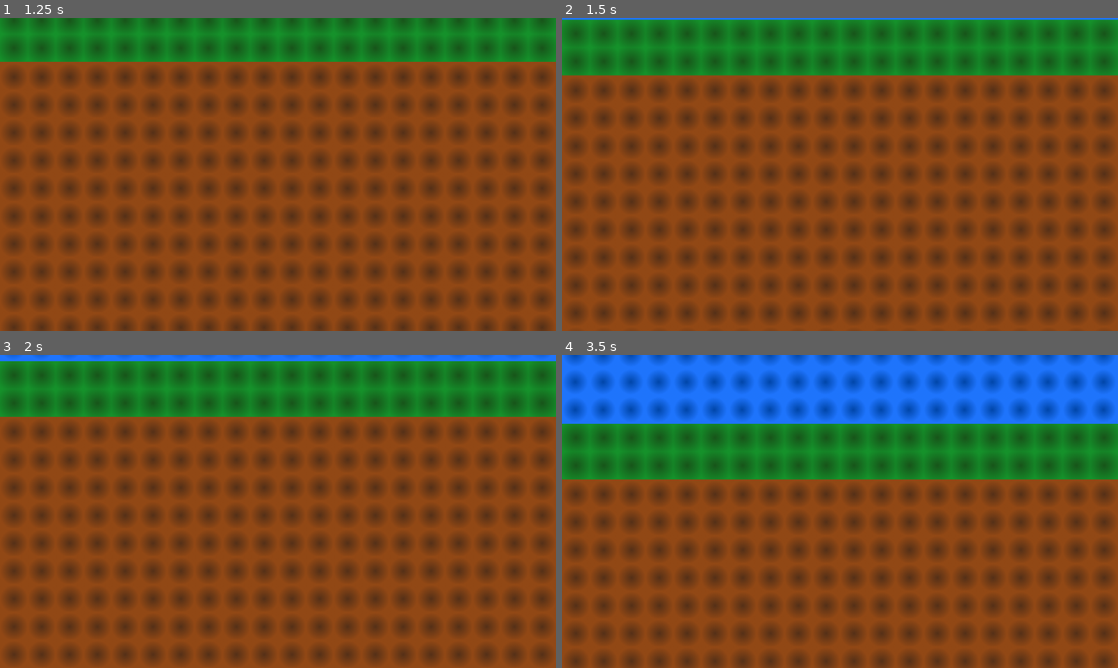
Above: before the commit, frames 1-4 (two rows, left to right).
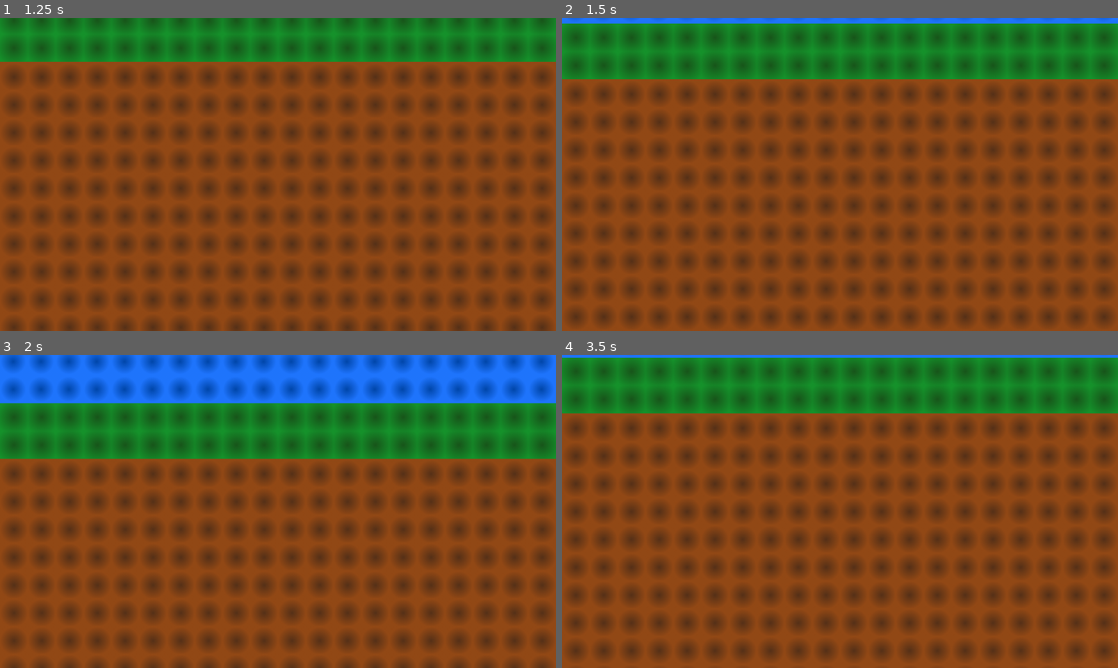
Above: after the commit, the same moments.

Repository: pauloBFalmeida/projetoProgramacaoAplicada
Game: Godot game, scene res://cenas/jogo/jogo.tscn
Same seed, same stepped clock (60 frames per second), same inputs: the game is played once before the commit and once after it. This scene is started directly instead of the project's main scene.
Inputs (mouse positions are in pixels of both pictures, inside the frame that each line leads up to):
- Up to frame 1 (1.25 s): tap Enter at 0.5 s; move the mouse to (400, 158) at 0.52 s; hold Up (ui_up) from 0.53 s (still down); click (400, 158) at 0.67 s
- Up to frame 2 (1.5 s): release Up (ui_up) at 1.25 s; drag from (728, 190) to (812, 237) at 1.27 s
- Up to frame 3 (2 s): no input
- Up to frame 4 (3.5 s): move the mouse to (895, 442) at 2.02 s; hold Up (ui_up) 2.03-2.75 s; click (895, 442) at 2.17 s; drag from (812, 574) to (673, 464) at 2.77 s

Frame 1 is identical in both runs. In frame 2, 2.7% of the frame differs, in the area x 0-100%, y 0-20%; in frame 3, 49%; in frame 4, 56%, in the area x 0-100%, y 0-100%.

Commit message:
feat: add movimentação da camera

Diff:
--- /dev/null
+++ b/projetoGodot/minha_toca_minha_vida/cenas/jogo/UI/movimento_camera.gd
@@ -0,0 +1,86 @@
+class_name MovimentoCamera
+extends Control
+
+@export var camera: Camera2D
+@export var sensibilidade := 1.0
+
+@export var min_zoom := 1.0
+@export var max_zoom := 2.0
+@export var wheel_zoom_factor := 1.1
+
+var touches := {}            # finger index -> position
+var last_dist := 0.0
+var last_mid := Vector2.ZERO
+var mouse_dragging := false
+
+func _gui_input(event: InputEvent) -> void:
+	# --- Touch ---
+	if event is InputEventScreenTouch:
+		if event.pressed:
+			touches[event.index] = event.position
+		else:
+			touches.erase(event.index)
+		_reset_pinch()
+		accept_event()
+
+	elif event is InputEventScreenDrag:
+		touches[event.index] = event.position
+		if touches.size() == 1:
+			_pan(event.relative)
+		elif touches.size() == 2:
+			_update_pinch()
+		accept_event()
+
+	# --- Mouse (desktop) ---
+	elif event is InputEventMouseButton:
+		if event.device == InputEvent.DEVICE_ID_EMULATION:
+			return # emulated from touch, already handled above
+		match event.button_index:
+			MOUSE_BUTTON_LEFT:
+				mouse_dragging = event.pressed
+			MOUSE_BUTTON_WHEEL_UP:
+				_zoom_at(event.position, wheel_zoom_factor)
+			MOUSE_BUTTON_WHEEL_DOWN:
+				_zoom_at(event.position, 1.0 / wheel_zoom_factor)
+		accept_event()
+
+	elif event is InputEventMouseMotion:
+		if event.device == InputEvent.DEVICE_ID_EMULATION:
+			return
+		if mouse_dragging:
+			_pan(event.relative)
+			accept_event()
+
+	# --- Trackpad pinch (macOS) ---
+	elif event is InputEventMagnifyGesture:
+		_zoom_at(event.position, event.factor)
+		accept_event()
+
+func _pan(relative: Vector2) -> void:
+	camera.position -= relative / camera.zoom
+
+func _reset_pinch() -> void:
+	if touches.size() == 2:
+		var pts := touches.values()
+		last_dist = pts[0].distance_to(pts[1])
+		last_mid = (pts[0] + pts[1]) / 2.0
+	else:
+		last_dist = 0.0
+
+func _update_pinch() -> void:
+	var pts := touches.values()
+	var dist: float = pts[0].distance_to(pts[1])
+	var mid: Vector2 = (pts[0] + pts[1]) / 2.0
+	if last_dist > 0.0:
+		_pan(mid - last_mid)                 # two-finger drag also moves the camera
+		_zoom_at(mid, dist / last_dist)      # spreading fingers = zoom in
+	last_dist = dist
+	last_mid = mid
+
+func _zoom_at(focus: Vector2, factor: float) -> void:
+	var old_zoom := camera.zoom.x
+	var new_zoom := clampf(old_zoom * factor, min_zoom, max_zoom)
+	# Keep the world point under the focus fixed on screen
+	var offset := focus + global_position - get_viewport_rect().size / 2.0
+	camera.position += offset / old_zoom - offset / new_zoom
+	camera.zoom = Vector2(new_zoom, new_zoom)
--- a/projetoGodot/minha_toca_minha_vida/cenas/jogo/UI/ui_jogo.tscn
+++ b/projetoGodot/minha_toca_minha_vida/cenas/jogo/UI/ui_jogo.tscn
@@ -1,4 +1,6 @@
 [gd_scene format=3 uid="uid://devghcyxloprj"]
+
+[ext_resource type="Script" uid="uid://d226hfux6licv" path="res://cenas/jogo/UI/movimento_camera.gd" id="1_rtvhy"]
 
 [node name="UI" type="CanvasLayer" unique_id=1303200733]
 
@@ -9,3 +11,4 @@
 anchor_bottom = 1.0
 grow_horizontal = 2
 grow_vertical = 2
+script = ExtResource("1_rtvhy")
Not shown, added: projetoGodot/minha_toca_minha_vida/cenas/jogo/UI/movimento_camera.gd.uid
